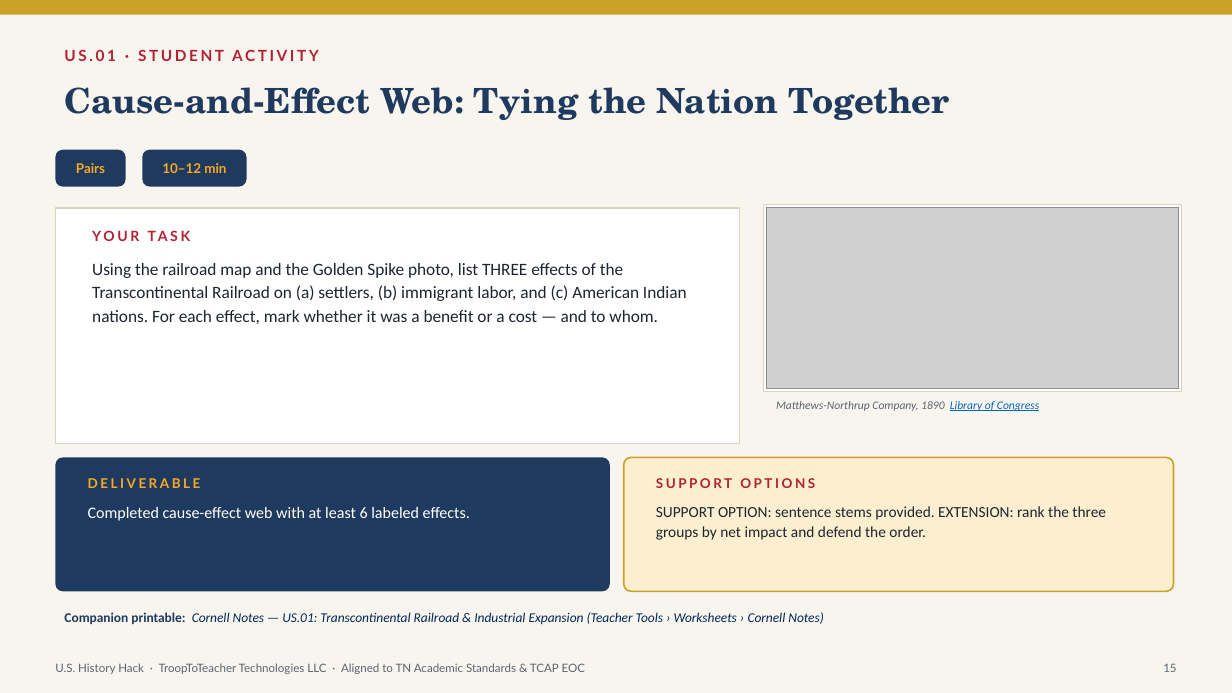
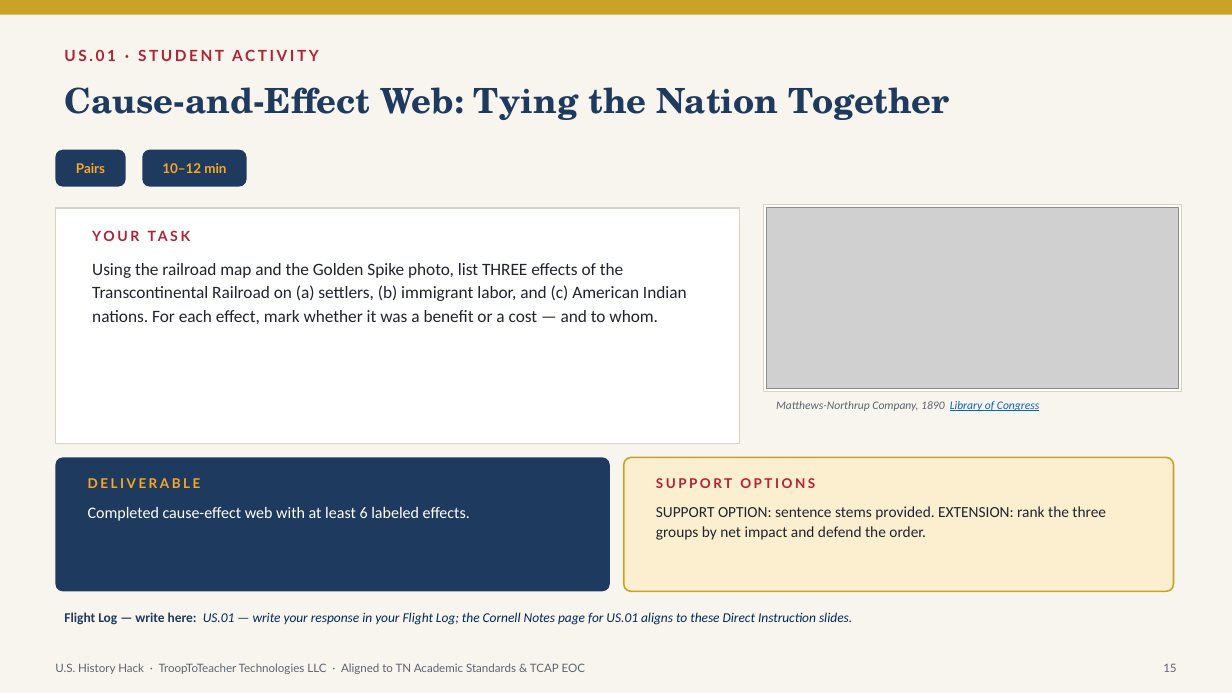
Before and after one commit to Trooptoteacher/trooptoteacher-history, a slide deck: slide 15 of HistoryHack_Platinum/deliverables_unit1/Unit1_Teacher_Deck_America250.pptx. Drawn at 1232x693 pixels with LibreOffice and Linux fonts; fonts in the diff are those of the drawing; grey boxes stand for pictures. Boxes give left, top, right and bottom in pixels: in the first picture for what was removed or moved away, otherwise in the second. Text is boxed around its words. In the diff, an @@ line names an element or a change of style, - is before the commit and + after.

```diff
--- a/HistoryHack_Platinum/deliverables_unit1/Unit1_Teacher_Deck_America250.pptx
+++ b/HistoryHack_Platinum/deliverables_unit1/Unit1_Teacher_Deck_America250.pptx
@@ text at bbox=[64, 612, 852, 625]: text changed @@
-Companion printable: Cornell Notes — US.01: Transcontinental Railroad & Industrial Expansion (Teacher Tools › Worksheets › Cornell Notes)
+Flight Log — write here: US.01 — write your response in your Flight Log; the Cornell Notes page for US.01 aligns to these Direct Instruction slides.
```
Also in this commit, not shown: 13 other slides changed, 1 other file.
